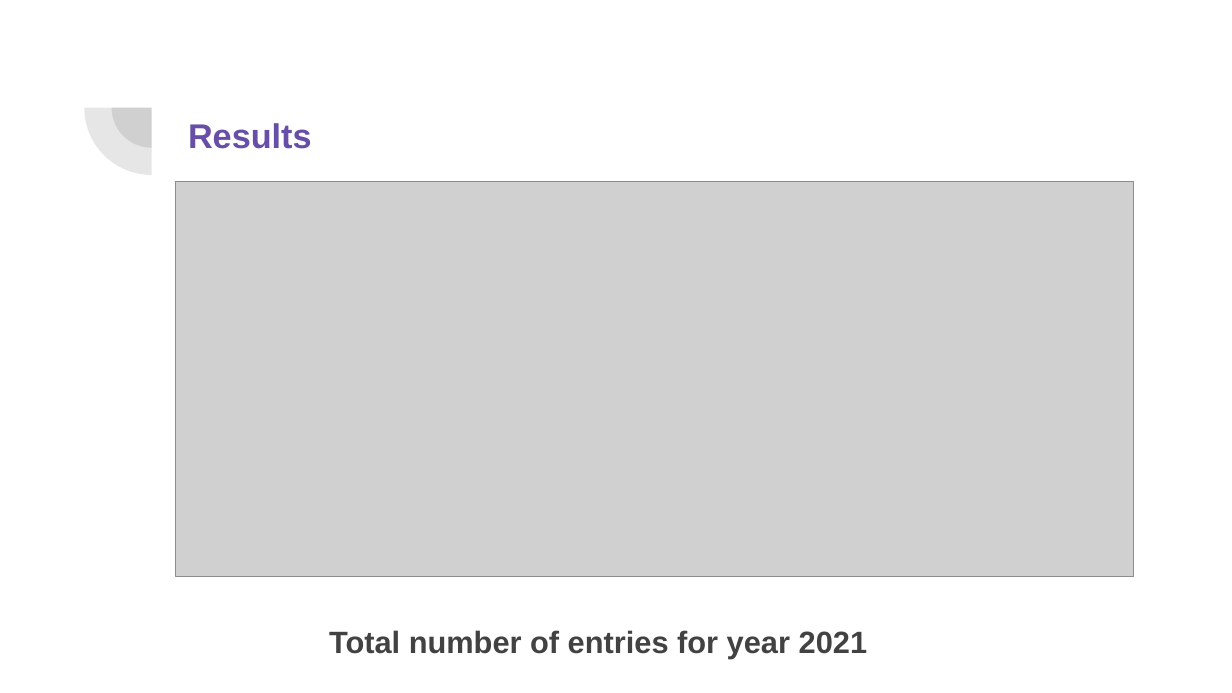
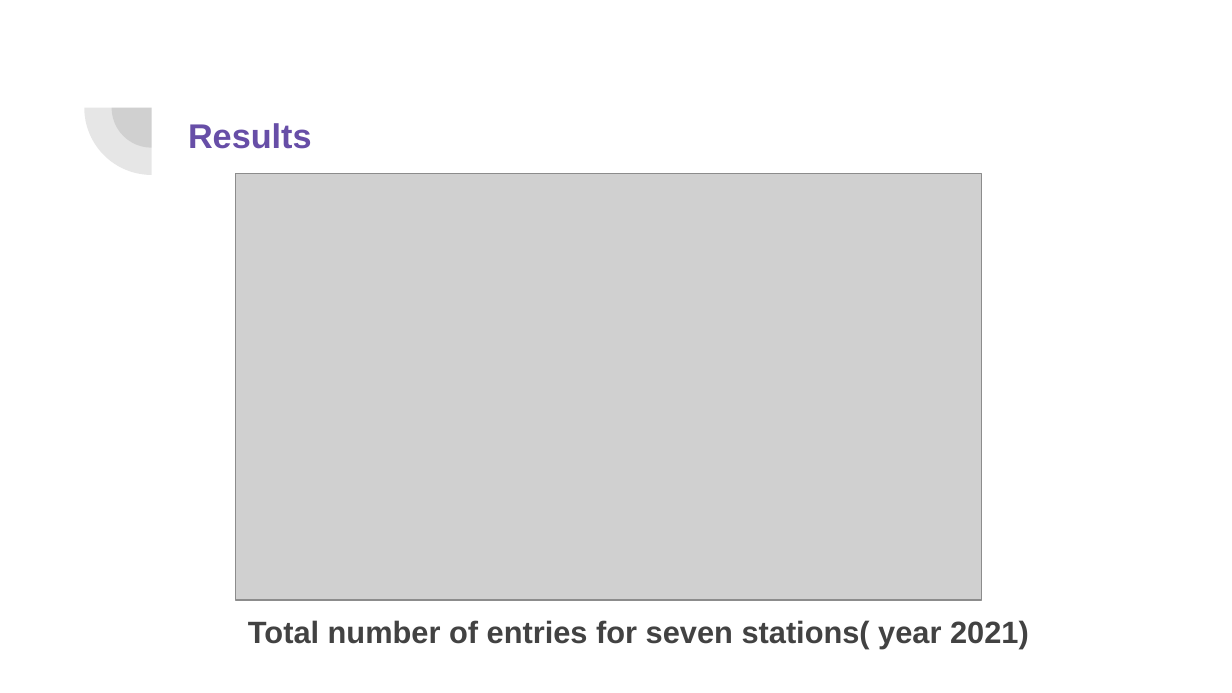
Before and after one commit to poonamgaikar01/EDA_project, a slide deck: slide 4 of MTA_LOW_TRAFFIC_WEEK_FOR_KIDS_TOURNAMENTS.pptx. Drawn at 1232x693 pixels with LibreOffice and Linux fonts; fonts in the diff are those of the drawing; grey boxes stand for pictures. Boxes give left, top, right and bottom in pixels: in the first picture for what was removed or moved away, otherwise in the second. Text is boxed around its words. In the diff, an @@ line names an element or a change of style, - is before the commit and + after.

```diff
--- a/MTA_LOW_TRAFFIC_WEEK_FOR_KIDS_TOURNAMENTS.pptx
+++ b/MTA_LOW_TRAFFIC_WEEK_FOR_KIDS_TOURNAMENTS.pptx
@@ picture: place and size @@
-picture at box(176, 181, 1133, 577)
+picture at box(235, 174, 981, 600)
@@ title at box(248, 620, 1029, 648): text changed @@
-Total number of entries for year 2021
+Total number of entries for seven stations( year 2021)
```
Also in this commit, not shown: 2 other slides changed, 1 slide added, 1 slide removed, 1 other file.
